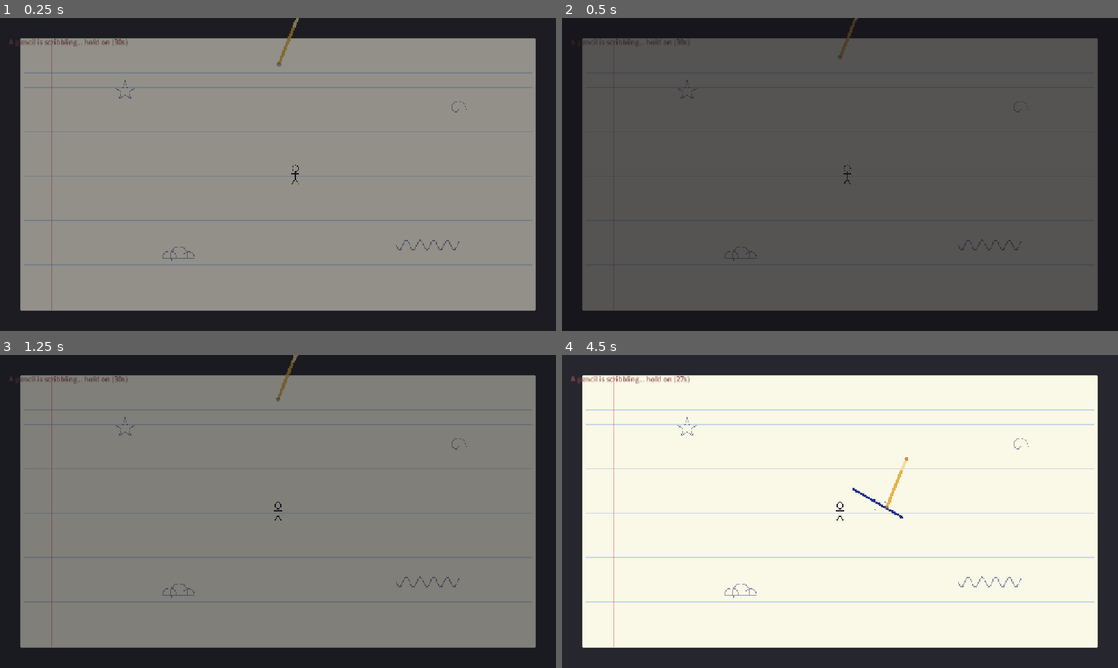
Above: before the commit, frames 1-4 (two rows, left to right).
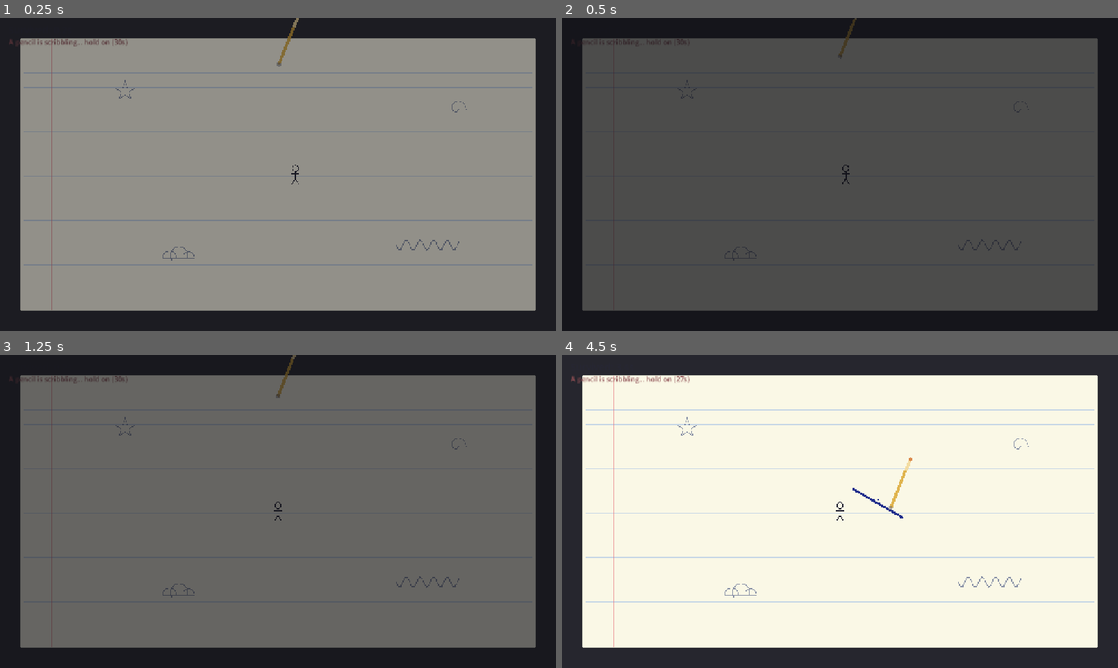
Above: after the commit, the same moments.

Repository: shiarauzo/Shebuiltthis-gamejam
Game: Godot game, scene res://tests/test_main.tscn
Same seed, same stepped clock (60 frames per second), same inputs: the game is played once before the commit and once after it. This scene is started directly instead of the project's main scene.
Inputs (mouse positions are in pixels of both pictures, inside the frame that each line leads up to):
- Up to frame 1 (0.25 s): no input
- Up to frame 2 (0.5 s): no input
- Up to frame 3 (1.25 s): tap Enter at 0.5 s; move the mouse to (400, 495) at 0.52 s; hold D from 0.53 s (still down); click (400, 495) at 0.67 s
- Up to frame 4 (4.5 s): release D at 1.25 s; drag from (728, 527) to (812, 574) at 1.27 s; move the mouse to (895, 442) at 2.02 s; hold D 2.03-2.75 s; drag from (812, 574) to (673, 464) at 2.77 s; move the mouse to (1006, 558) at 3.52 s; hold A 3.53-4.25 s; drag from (673, 464) to (756, 433) at 4.27 s

Frame 1 is identical in both runs. In frame 2, less than 0.1% of the frame differs, in the area x 49-54%, y 0-54%; in frame 3, 78%, in the area x 3-97%, y 0-94%; in frame 4, 0.2%.

Commit message:
Fix E13: cleanup batch
- Remove no-op randomize() (Godot 4 auto-seeds)
- Single death path: Player.die() (guarded); eraser-catch routes through it
- Drop duplicated/unused VW/VH constants; derive from the viewport
- Settle a physics frame in the test _make_game helper
Closes #17

Diff:
--- a/scripts/end.gd
+++ b/scripts/end.gd
@@ -1,9 +1,6 @@
 extends Control
 ## End screen (P3). The notebook closes (two cover panels sweep in), then opens
 ## to reveal the win/lose message + score. Press any key to retry.
-
-const VW := 1280.0
-const VH := 720.0
 
 var _can_retry := false
 var _retried := false
--- a/scripts/game.gd
+++ b/scripts/game.gd
@@ -34,7 +34,6 @@
 var _shake_mag := 0.0
 
 func _ready() -> void:
-	randomize()
 	var r: Rect2 = Game.sheet_rect
 
 	cam = Camera2D.new()
@@ -153,7 +152,7 @@
 	eraser.target = player
 	eraser.global_position = _farthest_corner_from(player.global_position)
 	add_child(eraser)
-	eraser.caught_player.connect(_on_player_died)
+	eraser.caught_player.connect(player.die)  # caught -> the doodle dies (single death path)
 	# Dramatic "the eraser woke up" jolt.
 	shake(16.0, 0.5)
 	flash(Color(0.95, 0.55, 0.66), 0.4, 0.5)
--- a/scripts/player.gd
+++ b/scripts/player.gd
@@ -18,6 +18,7 @@
 var _focused := true
 var _touching := false
 var _touch_target := Vector2.ZERO
+var _dead := false
 
 func _ready() -> void:
 	add_to_group("player")
@@ -85,14 +86,21 @@
 			invincible = false
 			visible = true
 
+## The single death path — from running out of health or being caught by the eraser.
+func die() -> void:
+	if _dead:
+		return
+	_dead = true
+	died.emit()
+
 func take_damage() -> void:
-	if invincible:
+	if invincible or _dead:
 		return
 	health -= 1
 	health_changed.emit(health)
 	_update_fade()
 	if health <= 0:
-		died.emit()
+		die()
 		return
 	invincible = true
 	_iframe_t = IFRAME_TIME
--- a/scripts/title.gd
+++ b/scripts/title.gd
@@ -1,8 +1,5 @@
 extends Control
 ## Title screen (P1). Press any key / click to start.
-
-const VW := 1280.0
-const VH := 720.0
 
 var _can_input := false
 
@@ -13,8 +10,9 @@
 	add_child(bg)
 
 	# A faint doodled stick figure waking up, drawn via a small Node2D.
+	var vp := get_viewport_rect().size
 	var doodle := _TitleDoodle.new()
-	doodle.position = Vector2(VW * 0.5, VH * 0.5 + 90)
+	doodle.position = Vector2(vp.x * 0.5, vp.y * 0.5 + 90)
 	doodle.scale = Vector2.ZERO
 	add_child(doodle)
 	# Awakening beat: the doodle pops awake with a little wobble.
--- a/tests/test_main.gd
+++ b/tests/test_main.gd
@@ -64,6 +64,7 @@
 	add_child(g)
 	await get_tree().process_frame
 	await get_tree().process_frame
+	await get_tree().physics_frame  # let collision state settle before queries
 	return g
 
 func _free_game(g: Node) -> void:
